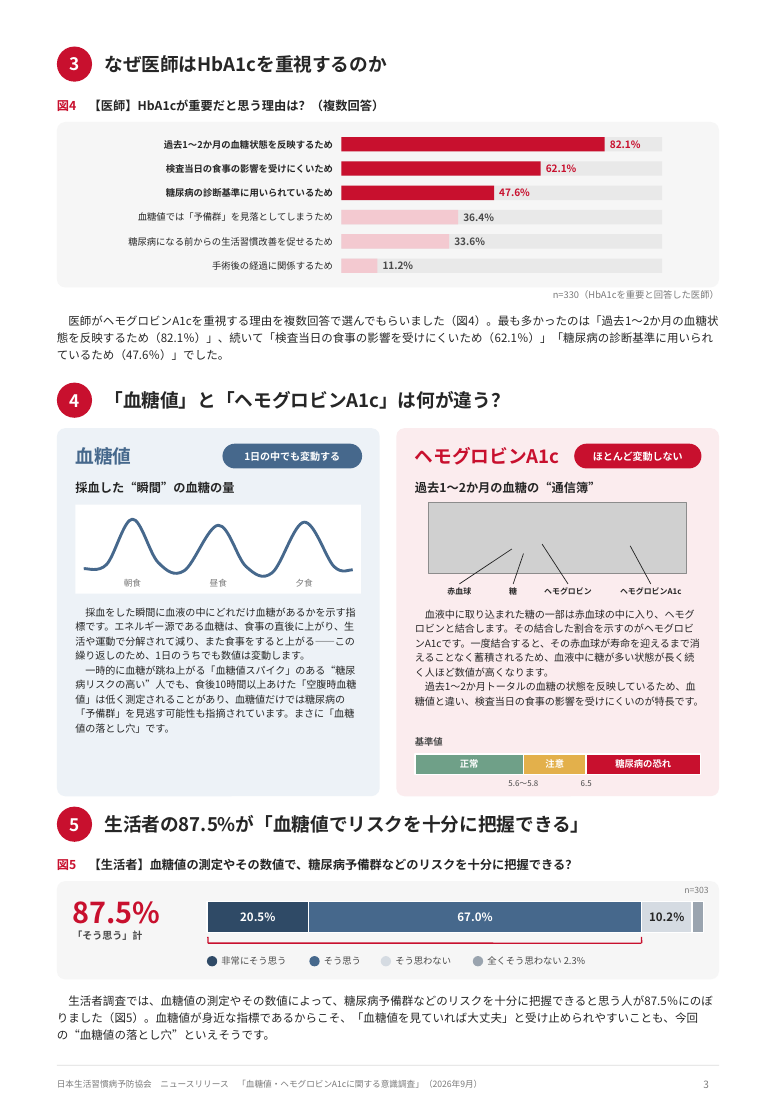
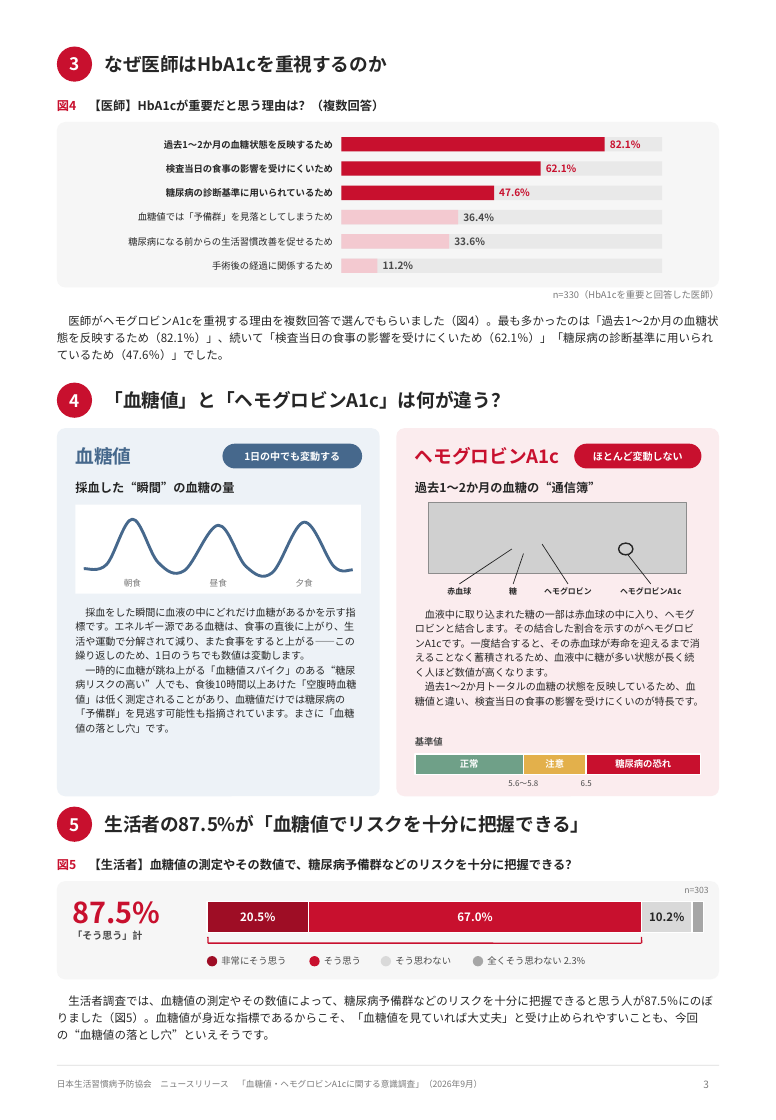
Before and after one commit to araiezes-ai/my-website, a slide deck: slide 3 of deliverables/hba1c-event/ニュースレター_血糖値HbA1c意識調査.pptx. Drawn at 776x1120 pixels with LibreOffice and Linux fonts; fonts in the diff are those of the drawing; grey boxes stand for pictures. Boxes give left, top, right and bottom in pixels: in the first picture for what was removed or moved away, otherwise in the second. Text is boxed around its words. In the diff, an @@ line names an element or a change of style, - is before the commit and + after.

```diff
--- a/deliverables/hba1c-event/ニュースレター_血糖値HbA1c意識調査.pptx
+++ b/deliverables/hba1c-event/ニュースレター_血糖値HbA1c意識調査.pptx
@@ ellipse added at box(619, 543, 633, 555), outline #262626 1 pt @@
@@ line moved from (630, 546) - (651, 585) to (628, 555) - (651, 585) @@
@@ rectangle at box(207, 902, 308, 933): fill #2F4A66 to #9E0D25 @@
@@ rectangle at box(308, 902, 641, 933): fill #46688C to #C8102E @@
@@ rectangle at box(641, 902, 692, 933): fill #D5DBE2 to #D9D9D9 @@
@@ ellipse at box(207, 956, 217, 966): fill #2F4A66 to #9E0D25 @@
@@ ellipse at box(309, 956, 320, 966): fill #46688C to #C8102E @@
```
Also in this commit, not shown: 2 other slides changed, 3 other files.
